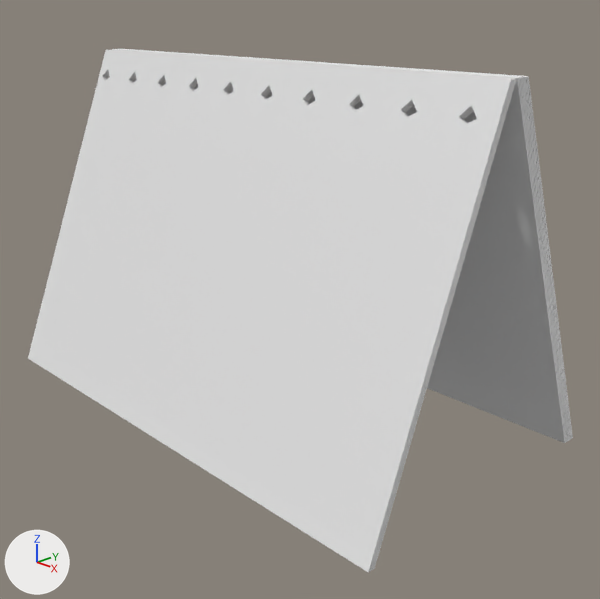
The Blender file Model/Model Texeture_From Hyouko/New Work/Calendar/desk calendar.blend: old version first, new version second.
Rendered twice from a 50 mm lens placed at (4.49, -3.92, 2.92), pointed at (0.28, 0.06, 0.87). Lighting does not change. The marker at lower left points along +X, +Y and +Z. Materials are left out; every surface is plain grey.
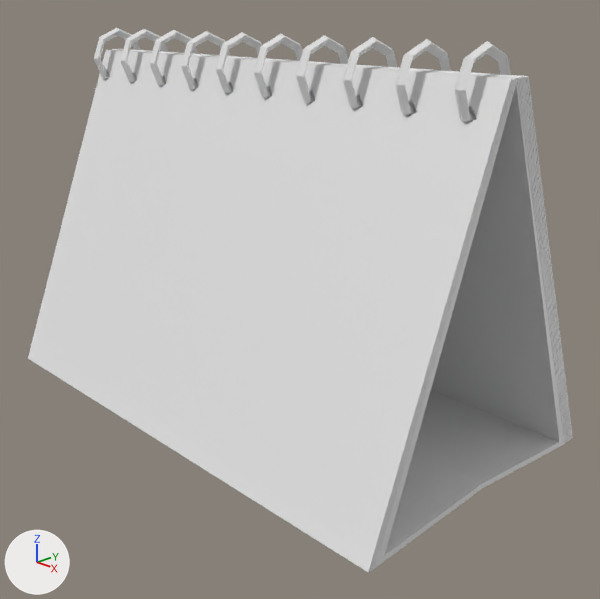
What differs and where, as boxes (x1, y1, x2, y2) in the pictures (600 x 599 px):
'Cube', shown
    after: (313, 79, 565, 568)
'Torus.002', shown
    after: (94, 28, 511, 123)
'Cube.001', unchanged, covered by the edit
    both: (112, 49, 573, 443)

The change, as a diff of the scene's bpy script:
```diff
--- a/Model/Model Texeture_From Hyouko/New Work/Calendar/desk calendar.blend.py
+++ b/Model/Model Texeture_From Hyouko/New Work/Calendar/desk calendar.blend.py
@@ ob_cube @@
 ob_cube.scale = (2.0, 1.0, 0.02)
-ob_cube.hide_set(True)
@@ ob_torus_002 @@
 ob_torus_002.scale = (0.192, 0.192, 0.124)
-ob_torus_002.hide_set(True)
```
